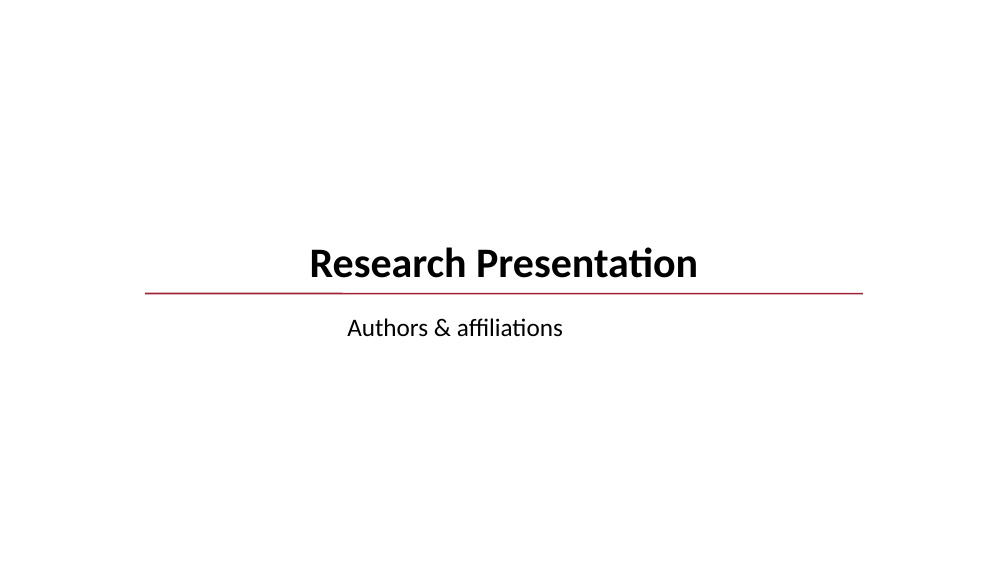
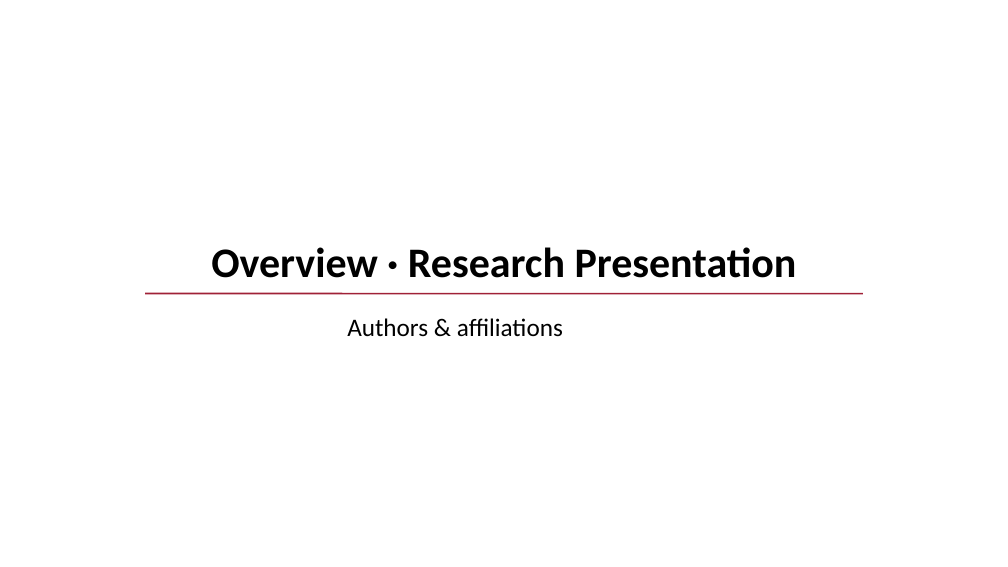
Before and after one commit to ZSH-0103/PolyU-Paper2Slide, a slide deck: slide 1 of library/5f76e45a55f318926c7d3b8a/bookends.pptx. Drawn at 1008x567 pixels with LibreOffice and Linux fonts; fonts in the diff are those of the drawing; background and template pictures are left out. Boxes give left, top, right and bottom in pixels: in the first picture for what was removed or moved away, otherwise in the second. Text is boxed around its words. In the diff, an @@ line names an element or a change of style, - is before the commit and + after.

```diff
--- a/library/5f76e45a55f318926c7d3b8a/bookends.pptx
+++ b/library/5f76e45a55f318926c7d3b8a/bookends.pptx
@@ title at (211, 247, 797, 278): text changed @@
-Research Presentation
+Overview · Research Presentation
```
Also in this commit, not shown: 1 other slide changed, 22 other files.
